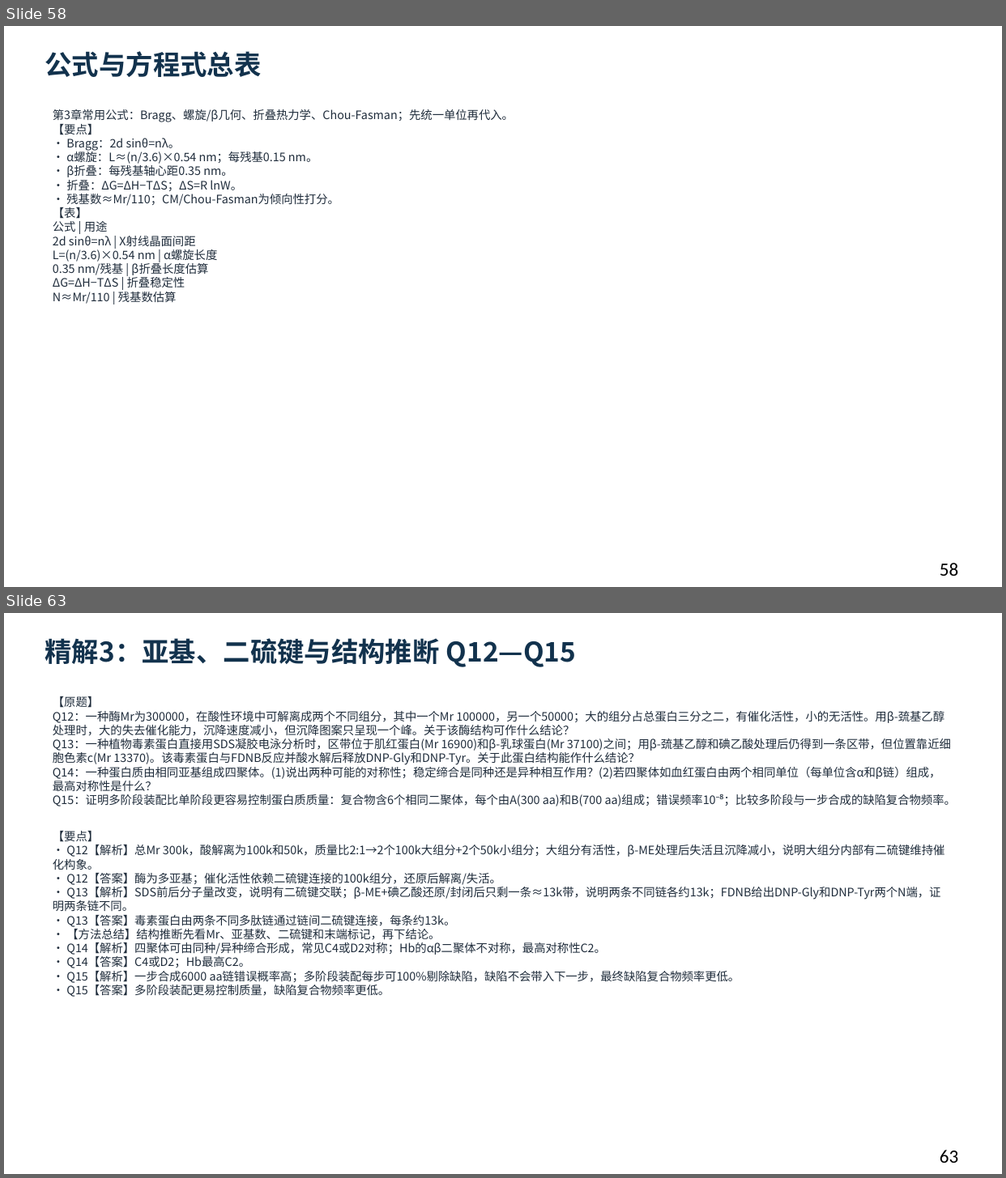
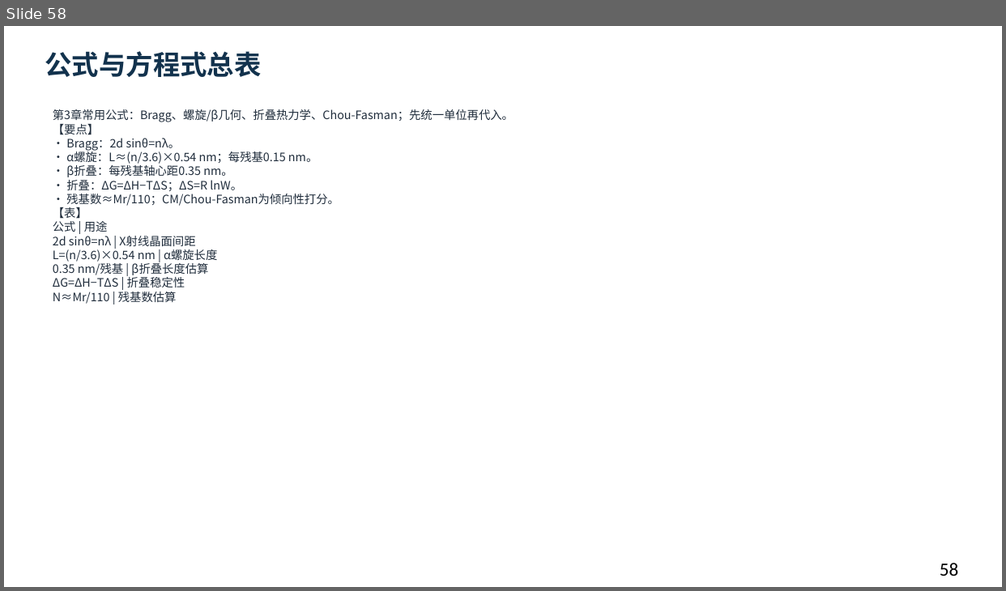
Before and after one commit to newkan-li/Biochemistry, a slide deck: downloads/bc03-ai-style.pptx. Shown one above the other, each under a label of ours: slides 58 and 63 before the commit, slide 58 after it; the slides between them are not shown. The pictures are 1006x1178 and 1006x591 pixels, drawn with LibreOffice and Linux fonts; fonts in the diff are those of the drawing. Boxes give left, top, right and bottom in pixels: in the first picture for what was removed or moved away, otherwise in the second. Text is boxed around its words. In the diff, an @@ line names an element or a change of style, - is before the commit and + after.

```diff
--- a/downloads/bc03-ai-style.pptx
+++ b/downloads/bc03-ai-style.pptx
@@ slide 63 removed at [4,613,1002,1174], background #FFFFFF @@
@@ text removed at [45,638,576,667] @@
-精解3：亚基、二硫键与结构推断 Q12—Q15
@@ text removed at [53,696,956,997] @@
-【原题】
-Q12：一种酶Mr为300000，在酸性环境中可解离成两个不同组分，其中一个Mr 100000，另一个50000；大的组分占总蛋白三分之二，有催化活性，小的无活性。用β-巯基乙醇处理时，大的失去催化能力，沉降速度减小，但沉降图案只呈现一个峰。关于该酶结构可作什么结论？
-Q13：一种植物毒素蛋白直接用SDS凝胶电泳分析时，区带位于肌红蛋白(Mr 16900)和β-乳球蛋白(Mr 37100)之间；用β-巯基乙醇和碘乙酸处理后仍得到一条区带，但位置靠近细胞色素c(Mr 13370)。该毒素蛋白与FDNB反应并酸水解后释放DNP-Gly和DNP-Tyr。关于此蛋白结构能作什么结论？
-Q14：一种蛋白质由相同亚基组成四聚体。(1)说出两种可能的对称性；稳定缔合是同种还是异种相互作用？(2)若四聚体如血红蛋白由两个相同单位（每单位含α和β链）组成，最高对称性是什么？
-Q15：证明多阶段装配比单阶段更容易控制蛋白质质量：复合物含6个相同二聚体，每个由A(300 aa)和B(700 aa)组成；错误频率10⁻⁸；比较多阶段与一步合成的缺陷复合物频率。
-【要点】
-• Q12【解析】总Mr 300k，酸解离为100k和50k，质量比2:1→2个100k大组分+2个50k小组分；大组分有活性，β-ME处理后失活且沉降减小，说明大组分内部有二硫键维持催化构象。
-• Q12【答案】酶为多亚基；催化活性依赖二硫键连接的100k组分，还原后解离/失活。
-• Q13【解析】SDS前后分子量改变，说明有二硫键交联；β-ME+碘乙酸还原/封闭后只剩一条≈13k带，说明两条不同链各约13k；FDNB给出DNP-Gly和DNP-Tyr两个N端，证明两条链不同。
-• Q13【答案】毒素蛋白由两条不同多肽链通过链间二硫键连接，每条约13k。
-• 【方法总结】结构推断先看Mr、亚基数、二硫键和末端标记，再下结论。
-• Q14【解析】四聚体可由同种/异种缔合形成，常见C4或D2对称；Hb的αβ二聚体不对称，最高对称性C2。
-• Q14【答案】C4或D2；Hb最高C2。
-• Q15【解析】一步合成6000 aa链错误概率高；多阶段装配每步可100%剔除缺陷，缺陷不会带入下一步，最终缺陷复合物频率更低。
-• Q15【答案】多阶段装配更易控制质量，缺陷复合物频率更低。
@@ text removed at [940,1150,958,1163] @@
-63
```
Also in this commit, not shown: 17 slides changed, 6 other slides removed, 6 other files.
